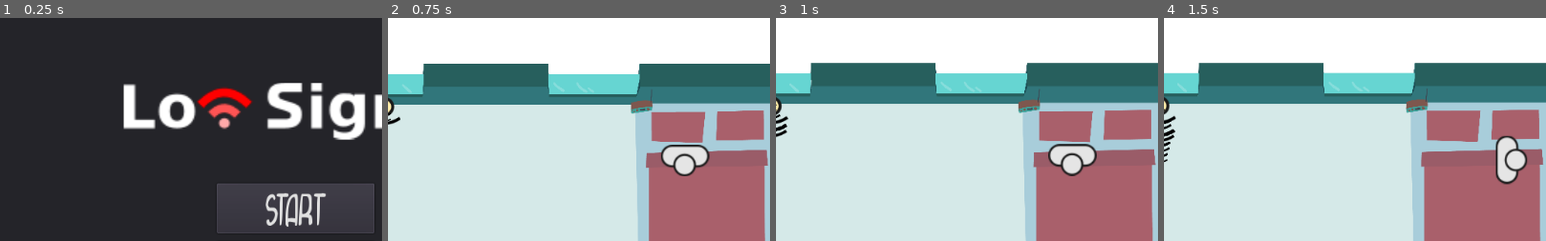
Above: before the commit, frames 1-4 (left to right).
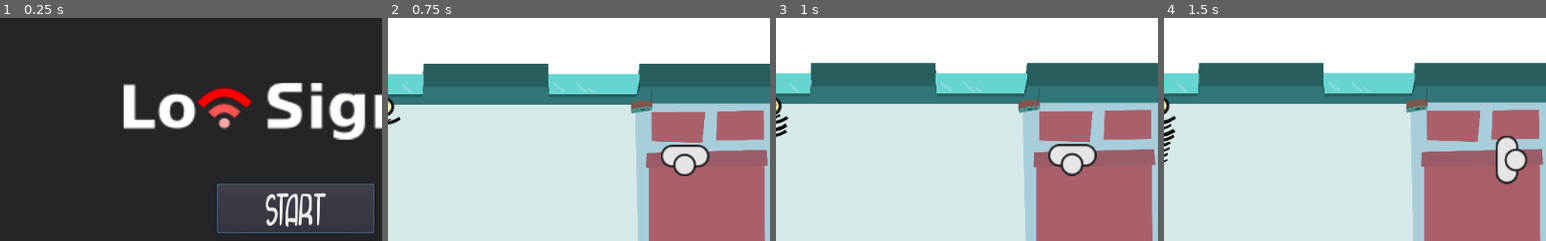
Above: after the commit, the same moments.

Repository: gingergenius/Spotify1962
Game: Godot game, scene res://scenes/main_menu.tscn
Two runs of this game, one before a commit and one after it. Both use one fixed random seed, a clock stepped at 60 frames per second and the inputs below.
Inputs (mouse positions are % of the whole screen's width and height, from its top left):
- Up to frame 1 (0.25 s): no input
- Up to frame 2 (0.75 s): click "start" at 0.5 s
- Up to frame 3 (1 s): no input
- Up to frame 4 (1.5 s): move the mouse to (72, 45) at 1.27 s; hold D (player_right) from 1.28 s (still down); hold Space (player_pull) from 1.28 s (still down); click (72, 45) at 1.42 s
The pictures show only the part of the screen within x 11-61%, y 18-68%; the shares and areas given below are measured in that part.

The runs differ from the first frame. In frame 1, 0.3% of the frame differs, in the area x 56-98%, y 74-97%; in frame 2, nothing differs; in frame 3, nothing differs; in frame 4, nothing differs.

Commit message:
Add gamepad controls

Diff:
--- a/project.godot
+++ b/project.godot
@@ -16,22 +16,49 @@
 
 [input]
 
+ui_left=[ Object(InputEventKey,"resource_local_to_scene":false,"resource_name":"","device":0,"alt":false,"shift":false,"control":false,"meta":false,"command":false,"pressed":false,"scancode":16777231,"unicode":0,"echo":false,"script":null)
+, Object(InputEventJoypadButton,"resource_local_to_scene":false,"resource_name":"","device":0,"button_index":14,"pressure":0.0,"pressed":false,"script":null)
+, Object(InputEventKey,"resource_local_to_scene":false,"resource_name":"","device":0,"alt":false,"shift":false,"control":false,"meta":false,"command":false,"pressed":false,"scancode":65,"unicode":0,"echo":false,"script":null)
+, Object(InputEventJoypadMotion,"resource_local_to_scene":false,"resource_name":"","device":0,"axis":0,"axis_value":-1.0,"script":null)
+ ]
+ui_right=[ Object(InputEventKey,"resource_local_to_scene":false,"resource_name":"","device":0,"alt":false,"shift":false,"control":false,"meta":false,"command":false,"pressed":false,"scancode":16777233,"unicode":0,"echo":false,"script":null)
+, Object(InputEventJoypadButton,"resource_local_to_scene":false,"resource_name":"","device":0,"button_index":15,"pressure":0.0,"pressed":false,"script":null)
+, Object(InputEventKey,"resource_local_to_scene":false,"resource_name":"","device":0,"alt":false,"shift":false,"control":false,"meta":false,"command":false,"pressed":false,"scancode":68,"unicode":0,"echo":false,"script":null)
+, Object(InputEventJoypadMotion,"resource_local_to_scene":false,"resource_name":"","device":0,"axis":0,"axis_value":1.0,"script":null)
+ ]
+ui_up=[ Object(InputEventKey,"resource_local_to_scene":false,"resource_name":"","device":0,"alt":false,"shift":false,"control":false,"meta":false,"command":false,"pressed":false,"scancode":16777232,"unicode":0,"echo":false,"script":null)
+, Object(InputEventJoypadButton,"resource_local_to_scene":false,"resource_name":"","device":0,"button_index":12,"pressure":0.0,"pressed":false,"script":null)
+, Object(InputEventKey,"resource_local_to_scene":false,"resource_name":"","device":0,"alt":false,"shift":false,"control":false,"meta":false,"command":false,"pressed":false,"scancode":87,"unicode":0,"echo":false,"script":null)
+, Object(InputEventJoypadMotion,"resource_local_to_scene":false,"resource_name":"","device":0,"axis":1,"axis_value":-1.0,"script":null)
+ ]
+ui_down=[ Object(InputEventKey,"resource_local_to_scene":false,"resource_name":"","device":0,"alt":false,"shift":false,"control":false,"meta":false,"command":false,"pressed":false,"scancode":16777234,"unicode":0,"echo":false,"script":null)
+, Object(InputEventJoypadButton,"resource_local_to_scene":false,"resource_name":"","device":0,"button_index":13,"pressure":0.0,"pressed":false,"script":null)
+, Object(InputEventKey,"resource_local_to_scene":false,"resource_name":"","device":0,"alt":false,"shift":false,"control":false,"meta":false,"command":false,"pressed":false,"scancode":83,"unicode":0,"echo":false,"script":null)
+, Object(InputEventJoypadMotion,"resource_local_to_scene":false,"resource_name":"","device":0,"axis":1,"axis_value":1.0,"script":null)
+ ]
 player_left=[ Object(InputEventKey,"resource_local_to_scene":false,"resource_name":"","device":0,"alt":false,"shift":false,"control":false,"meta":false,"command":false,"pressed":false,"scancode":65,"unicode":0,"echo":false,"script":null)
 , Object(InputEventKey,"resource_local_to_scene":false,"resource_name":"","device":0,"alt":false,"shift":false,"control":false,"meta":false,"command":false,"pressed":false,"scancode":16777231,"unicode":0,"echo":false,"script":null)
+, Object(InputEventJoypadButton,"resource_local_to_scene":false,"resource_name":"","device":0,"button_index":14,"pressure":0.0,"pressed":false,"script":null)
  ]
 player_right=[ Object(InputEventKey,"resource_local_to_scene":false,"resource_name":"","device":0,"alt":false,"shift":false,"control":false,"meta":false,"command":false,"pressed":false,"scancode":68,"unicode":0,"echo":false,"script":null)
 , Object(InputEventKey,"resource_local_to_scene":false,"resource_name":"","device":0,"alt":false,"shift":false,"control":false,"meta":false,"command":false,"pressed":false,"scancode":16777233,"unicode":0,"echo":false,"script":null)
+, Object(InputEventJoypadButton,"resource_local_to_scene":false,"resource_name":"","device":0,"button_index":15,"pressure":0.0,"pressed":false,"script":null)
  ]
 player_up=[ Object(InputEventKey,"resource_local_to_scene":false,"resource_name":"","device":0,"alt":false,"shift":false,"control":false,"meta":false,"command":false,"pressed":false,"scancode":87,"unicode":0,"echo":false,"script":null)
 , Object(InputEventKey,"resource_local_to_scene":false,"resource_name":"","device":0,"alt":false,"shift":false,"control":false,"meta":false,"command":false,"pressed":false,"scancode":16777232,"unicode":0,"echo":false,"script":null)
+, Object(InputEventJoypadButton,"resource_local_to_scene":false,"resource_name":"","device":0,"button_index":12,"pressure":0.0,"pressed":false,"script":null)
  ]
 player_down=[ Object(InputEventKey,"resource_local_to_scene":false,"resource_name":"","device":0,"alt":false,"shift":false,"control":false,"meta":false,"command":false,"pressed":false,"scancode":83,"unicode":0,"echo":false,"script":null)
 , Object(InputEventKey,"resource_local_to_scene":false,"resource_name":"","device":0,"alt":false,"shift":false,"control":false,"meta":false,"command":false,"pressed":false,"scancode":16777234,"unicode":0,"echo":false,"script":null)
+, Object(InputEventJoypadButton,"resource_local_to_scene":false,"resource_name":"","device":0,"button_index":13,"pressure":0.0,"pressed":false,"script":null)
  ]
 player_pull=[ Object(InputEventKey,"resource_local_to_scene":false,"resource_name":"","device":0,"alt":false,"shift":false,"control":false,"meta":false,"command":false,"pressed":false,"scancode":32,"unicode":0,"echo":false,"script":null)
 , Object(InputEventKey,"resource_local_to_scene":false,"resource_name":"","device":0,"alt":false,"shift":false,"control":false,"meta":false,"command":false,"pressed":false,"scancode":16777238,"unicode":0,"echo":false,"script":null)
+, Object(InputEventJoypadButton,"resource_local_to_scene":false,"resource_name":"","device":0,"button_index":0,"pressure":0.0,"pressed":false,"script":null)
  ]
 player_sneak=[ Object(InputEventKey,"resource_local_to_scene":false,"resource_name":"","device":0,"alt":false,"shift":false,"control":false,"meta":false,"command":false,"pressed":false,"scancode":16777237,"unicode":0,"echo":false,"script":null)
+, Object(InputEventJoypadButton,"resource_local_to_scene":false,"resource_name":"","device":0,"button_index":1,"pressure":0.0,"pressed":false,"script":null)
+, Object(InputEventJoypadMotion,"resource_local_to_scene":false,"resource_name":"","device":0,"axis":7,"axis_value":1.0,"script":null)
  ]
 
 [physics]
--- a/scenes/main_menu.tscn
+++ b/scenes/main_menu.tscn
@@ -4,7 +4,7 @@
 [ext_resource path="res://images/logo.svg" type="Texture" id=2]
 [ext_resource path="res://resources/fonts/Curvy Thins.tres" type="DynamicFont" id=3]
 
-[node name="Panel" type="Panel"]
+[node name="Panel" type="Panel" index="0"]
 
 anchor_left = 0.0
 anchor_top = 0.0
@@ -61,6 +61,9 @@
 margin_right = 105.0
 margin_bottom = -204.0
 rect_pivot_offset = Vector2( 0, 0 )
+focus_neighbour_top = NodePath("../Button_quit")
+focus_next = NodePath("../Button_select")
+focus_previous = NodePath("../Button_quit")
 focus_mode = 2
 mouse_filter = 0
 mouse_default_cursor_shape = 0
@@ -74,7 +77,7 @@
 text = "start"
 flat = false
 align = 1
-_sections_unfolded = [ "custom_colors", "custom_fonts" ]
+_sections_unfolded = [ "Focus", "custom_colors", "custom_fonts" ]
 
 [node name="Button_select" type="Button" parent="." index="2"]
 
@@ -87,6 +90,8 @@
 margin_right = 105.0
 margin_bottom = -126.0
 rect_pivot_offset = Vector2( 0, 0 )
+focus_next = NodePath("../Button_quit")
+focus_previous = NodePath("../Button_play")
 focus_mode = 2
 mouse_filter = 0
 mouse_default_cursor_shape = 0
@@ -100,7 +105,7 @@
 text = "select level"
 flat = false
 align = 1
-_sections_unfolded = [ "custom_colors", "custom_fonts" ]
+_sections_unfolded = [ "Focus", "custom_colors", "custom_fonts" ]
 
 [node name="Button_quit" type="Button" parent="." index="3"]
 
@@ -113,6 +118,9 @@
 margin_right = 105.0
 margin_bottom = -48.0
 rect_pivot_offset = Vector2( 0, 0 )
+focus_neighbour_bottom = NodePath("../Button_play")
+focus_next = NodePath("../Button_play")
+focus_previous = NodePath("../Button_select")
 focus_mode = 2
 mouse_filter = 0
 mouse_default_cursor_shape = 0
@@ -126,4 +134,4 @@
 text = "quit"
 flat = false
 align = 1
-_sections_unfolded = [ "custom_colors", "custom_fonts" ]
+_sections_unfolded = [ "Focus", "custom_colors", "custom_fonts" ]
--- a/scripts/main_menu.gd
+++ b/scripts/main_menu.gd
@@ -4,7 +4,9 @@
 func _ready():
 	# Called every time the node is added to the scene.
 	# Initialization here
-	get_node("Button_play").connect("pressed",self,"load_first_level")
+	var playButton = get_node("Button_play")
+	playButton.connect("pressed",self,"load_first_level")
+	playButton.grab_focus()
 	get_node("Button_select").connect("pressed",self,"load_level_selection")
 	get_node("Button_quit").connect("pressed",self,"quit")
 	pass
--- a/scripts/player.gd
+++ b/scripts/player.gd
@@ -49,22 +49,27 @@
 
 func _physics_process(delta):
 
-	velocity.y += delta * 20
+	velocity = Vector2(Input.get_joy_axis(0, 0), Input.get_joy_axis(0,1))
+	if velocity.length() < 0.3: # joystick deadzone
+		velocity = Vector2(0,0)
+
 	if (Input.is_action_pressed("player_left")):
 		velocity.x = -1
 	elif (Input.is_action_pressed("player_right")):
 		velocity.x =  1
-	else:
-		velocity.x = 0
+	#else:
+	#	velocity.x = 0
 
 	if (Input.is_action_pressed("player_up")):
 		velocity.y = -1
 	elif (Input.is_action_pressed("player_down")):
 		velocity.y = 1
-	else:
-		velocity.y = 0
+	#else:
+	#	velocity.y = 0
 
-	set_linear_velocity(velocity.normalized() * (SNEAK_SPEED if Input.is_action_pressed("player_sneak") else WALK_SPEED))
+	if (velocity.length() > 1):
+		velocity = velocity.normalized()
+	set_linear_velocity(velocity * (SNEAK_SPEED if Input.is_action_pressed("player_sneak") else WALK_SPEED))
 
 	# Step rotation
 	if velocity.length_squared() > 0.0001:
--- a/scripts/playerPullHelper.gd
+++ b/scripts/playerPullHelper.gd
@@ -2,7 +2,7 @@
 
 var isPulling = false
 var pullingNode = null
-export var PULLING_DISTANCE = 500
+export var PULLING_DISTANCE = 800
 export var PULLING_SPEED = 1200
 export var SNEAK_PULLING_SPEED = 300
 var offset = null
@@ -41,7 +41,7 @@
 
 				if b.dot(vel) < 0:
 					pullingNode.set_linear_velocity(vel)
-					player.set_linear_velocity(player.get_linear_velocity() * 0.7) # slower while dragging
+					player.set_linear_velocity(player.get_linear_velocity() * 0.6) # slower while dragging
 				else:
 					pullingNode.set_linear_velocity(Vector2(0,0))
 #				var vel = (a.dot(b) / (a.length() * b.length() )) * (b/b.length())
